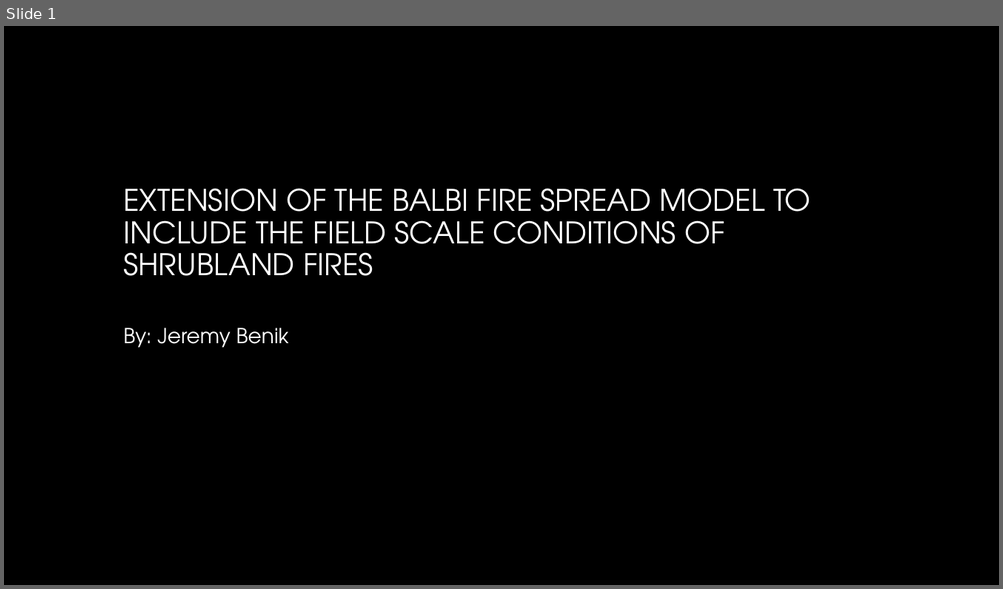
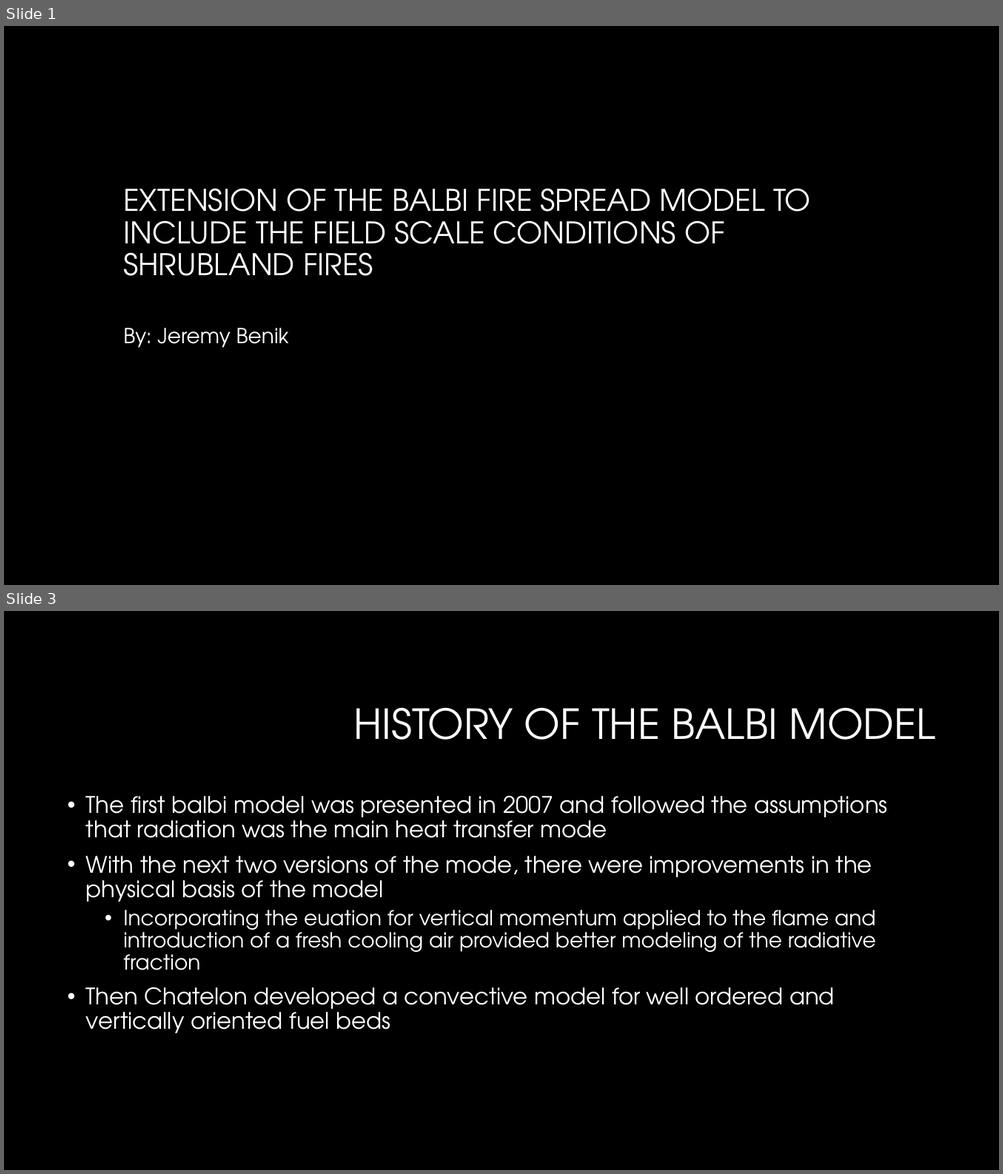
Before and after one commit to Jeremy-Benik/Meeting_Notes, a slide deck: Presentations/Balbi_2022_presentation.pptx. Shown one above the other, each under a label of ours: slide 1 before the commit, slides 1 and 3 after it; the slides between them are not shown. The pictures are 1003x589 and 1003x1174 pixels, drawn with LibreOffice and Linux fonts; fonts in the diff are those of the drawing; background and template pictures are left out. Boxes give left, top, right and bottom in pixels: in the first picture for what was removed or moved away, otherwise in the second. Text is boxed around its words. In the diff, an @@ line names an element or a change of style, - is before the commit and + after.

Commit message:
updating adjustment factors powerpoint and adding in balbi powerpoint

```diff
--- a/Presentations/Balbi_2022_presentation.pptx
+++ b/Presentations/Balbi_2022_presentation.pptx
@@ slide 3 added at <box>4,611,999,1170</box>, background #000000 @@
@@ title added at <box>353,708,935,740</box>, 40 pt, text #FFFFFF @@
+HISTORY OF THE BALBI MODEL
@@ text added at <box>86,796,887,1034</box>, 22 pt, text #FFFFFF @@
+• The first balbi model was presented in 2007 and followed the assumptions that radiation was the main heat transfer mode
+• With the next two versions of the mode, there were improvements in the physical basis of the model
+  • Incorporating the euation for vertical momentum applied to the flame and introduction of a fresh cooling air provided better modeling of the radiative fraction
+• Then Chatelon developed a convective model for well ordered and vertically oriented fuel beds
```
Also in this commit, not shown: 11 other slides added, 1 other file.
